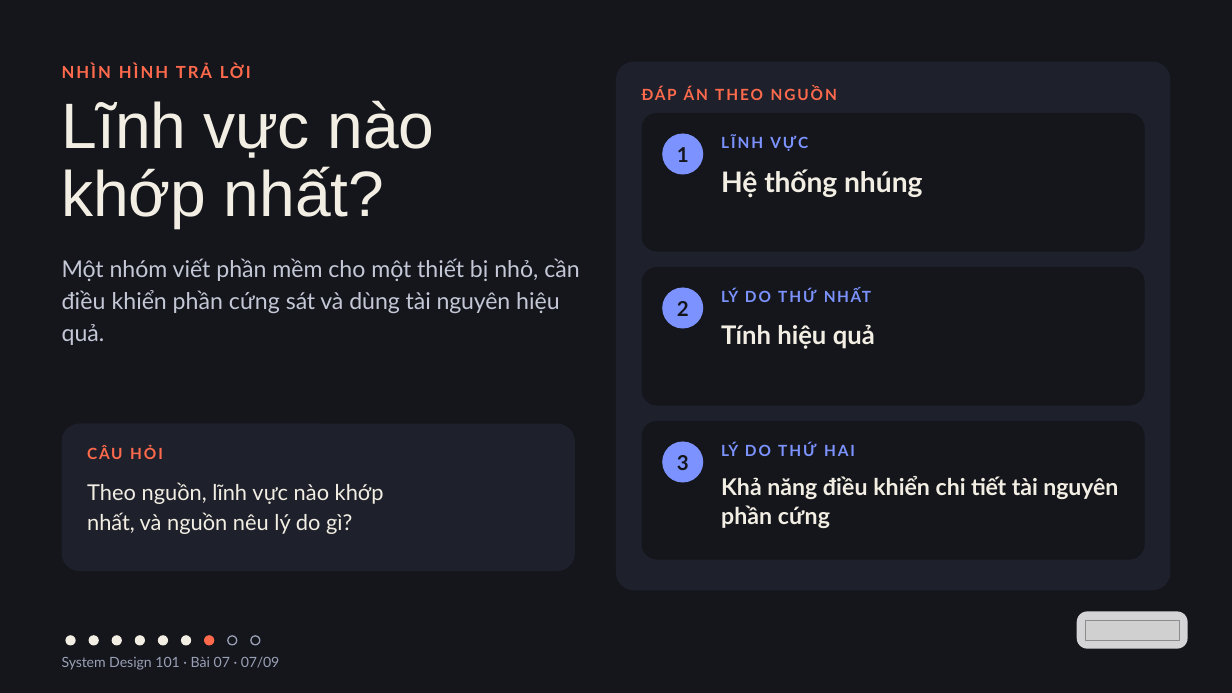
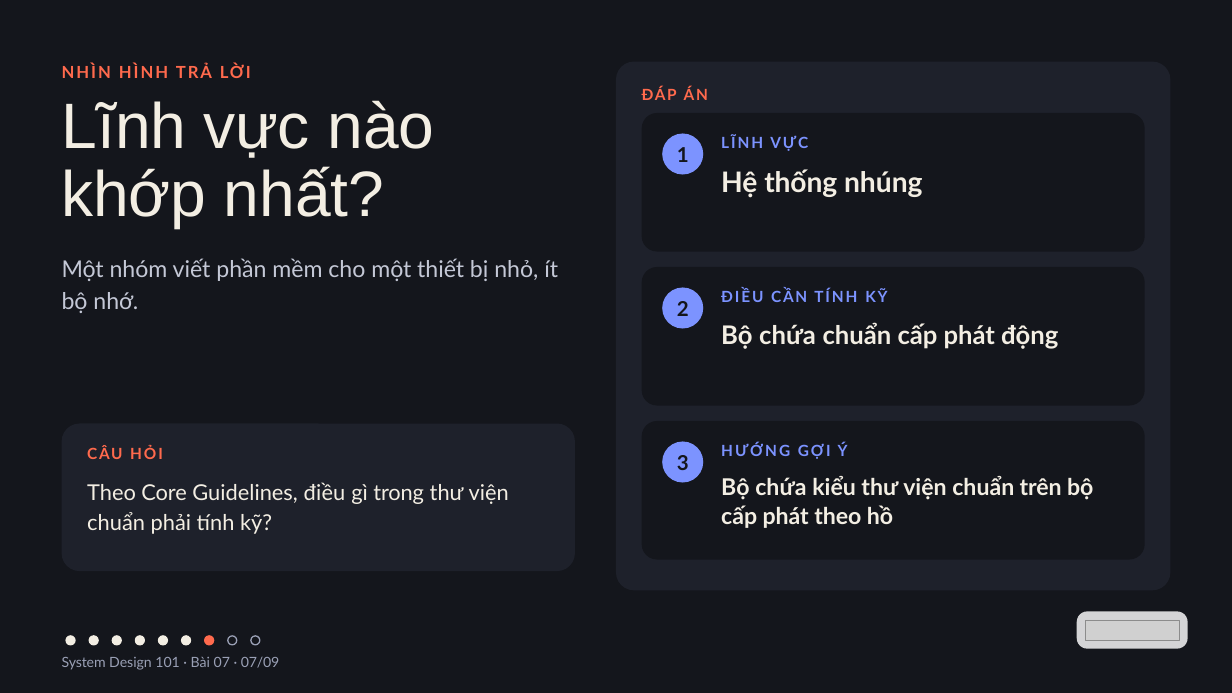
Before and after one commit to vohoailinh90/tool-marketing-studio, a slide deck: slide 7 of system-design-101/vi/lessons/sd-10-007/slides/sd-10-007.pptx. Drawn at 1232x693 pixels with LibreOffice and Linux fonts; fonts in the diff are those of the drawing; grey boxes stand for pictures. Boxes give left, top, right and bottom in pixels: in the first picture for what was removed or moved away, otherwise in the second. Text is boxed around its words. In the diff, an @@ line names an element or a change of style, - is before the commit and + after.

```diff
--- a/system-design-101/vi/lessons/sd-10-007/slides/sd-10-007.pptx
+++ b/system-design-101/vi/lessons/sd-10-007/slides/sd-10-007.pptx
@@ text at (x1=642, y1=85, x2=1145, y2=105): text changed @@
-ĐÁP ÁN THEO NGUỒN
+ĐÁP ÁN
@@ text at (x1=62, y1=258, x2=558, y2=313): text changed @@
-Một nhóm viết phần mềm cho một thiết bị nhỏ, cần điều khiển phần cứng sát và dùng tài nguyên hiệu quả.
+Một nhóm viết phần mềm cho một thiết bị nhỏ, ít bộ nhớ.
@@ text at (x1=721, y1=289, x2=887, y2=302): text changed @@
-LÝ DO THỨ NHẤT
+ĐIỀU CẦN TÍNH KỸ
@@ text at (x1=721, y1=322, x2=1058, y2=349): text changed @@
-Tính hiệu quả
+Bộ chứa chuẩn cấp phát động
@@ text at (x1=721, y1=443, x2=848, y2=459): text changed @@
-LÝ DO THỨ HAI
+HƯỚNG GỢI Ý
@@ text at (x1=721, y1=476, x2=1093, y2=528): text changed @@
-Khả năng điều khiển chi tiết tài nguyên phần cứng
+Bộ chứa kiểu thư viện chuẩn trên bộ cấp phát theo hồ
@@ text at (x1=87, y1=482, x2=509, y2=534): text changed @@
-Theo nguồn, lĩnh vực nào khớp
-nhất, và nguồn nêu lý do gì?
+Theo Core Guidelines, điều gì trong thư viện chuẩn phải tính kỹ?
```
Also in this commit, not shown: 8 other slides changed, 4 other files.
